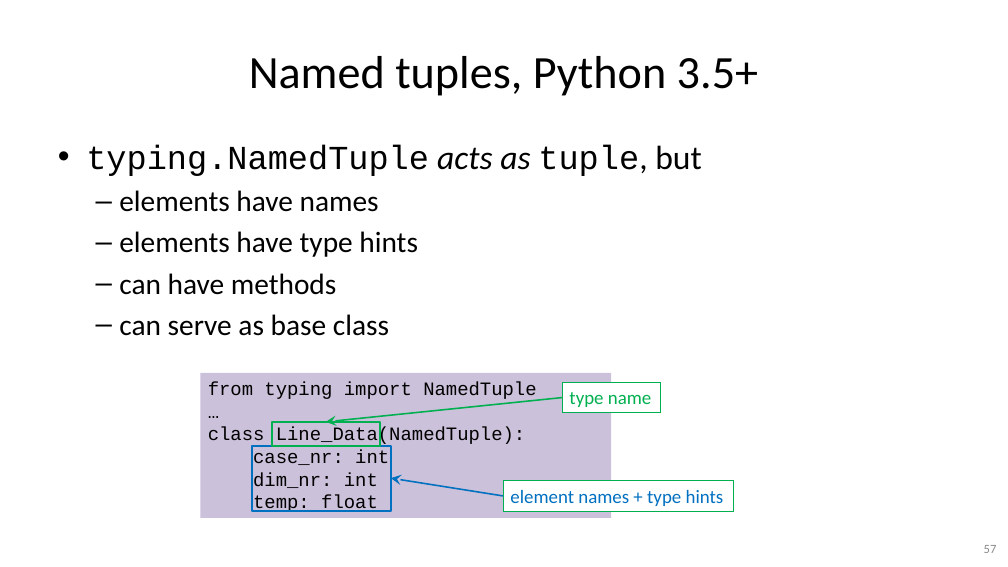
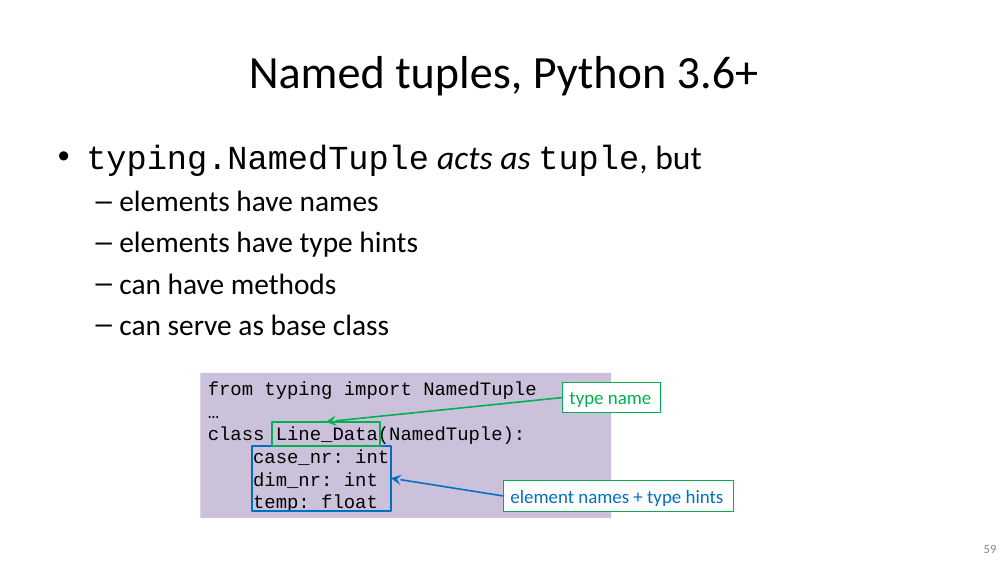
Before and after one commit to gjbex/Python-for-programmers, a slide deck: slide 59 of python_for_programmers.pptx (slide 57 before the commit). Drawn at 1008x567 pixels with LibreOffice and Linux fonts; fonts in the diff are those of the drawing. Boxes give left, top, right and bottom in pixels: in the first picture for what was removed or moved away, otherwise in the second. Text is boxed around its words. In the diff, an @@ line names an element or a change of style, - is before the commit and + after.

```diff
--- a/python_for_programmers.pptx
+++ b/python_for_programmers.pptx
@@ title at (249, 56, 758, 96): text changed @@
-Named tuples, Python 3.5+
+Named tuples, Python 3.6+
```
Also in this commit, not shown: 16 other slides changed, 2 slides added.
